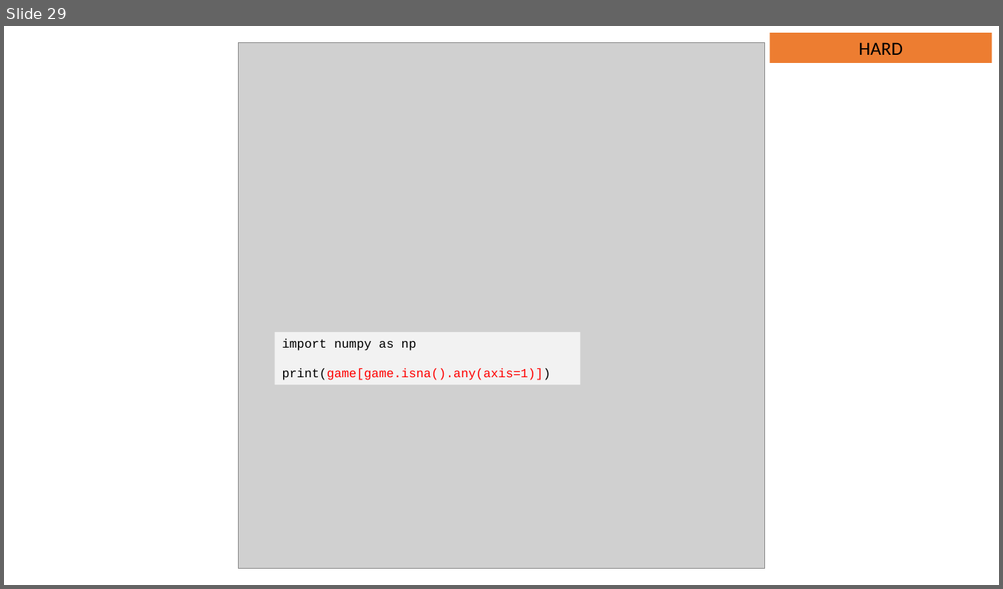
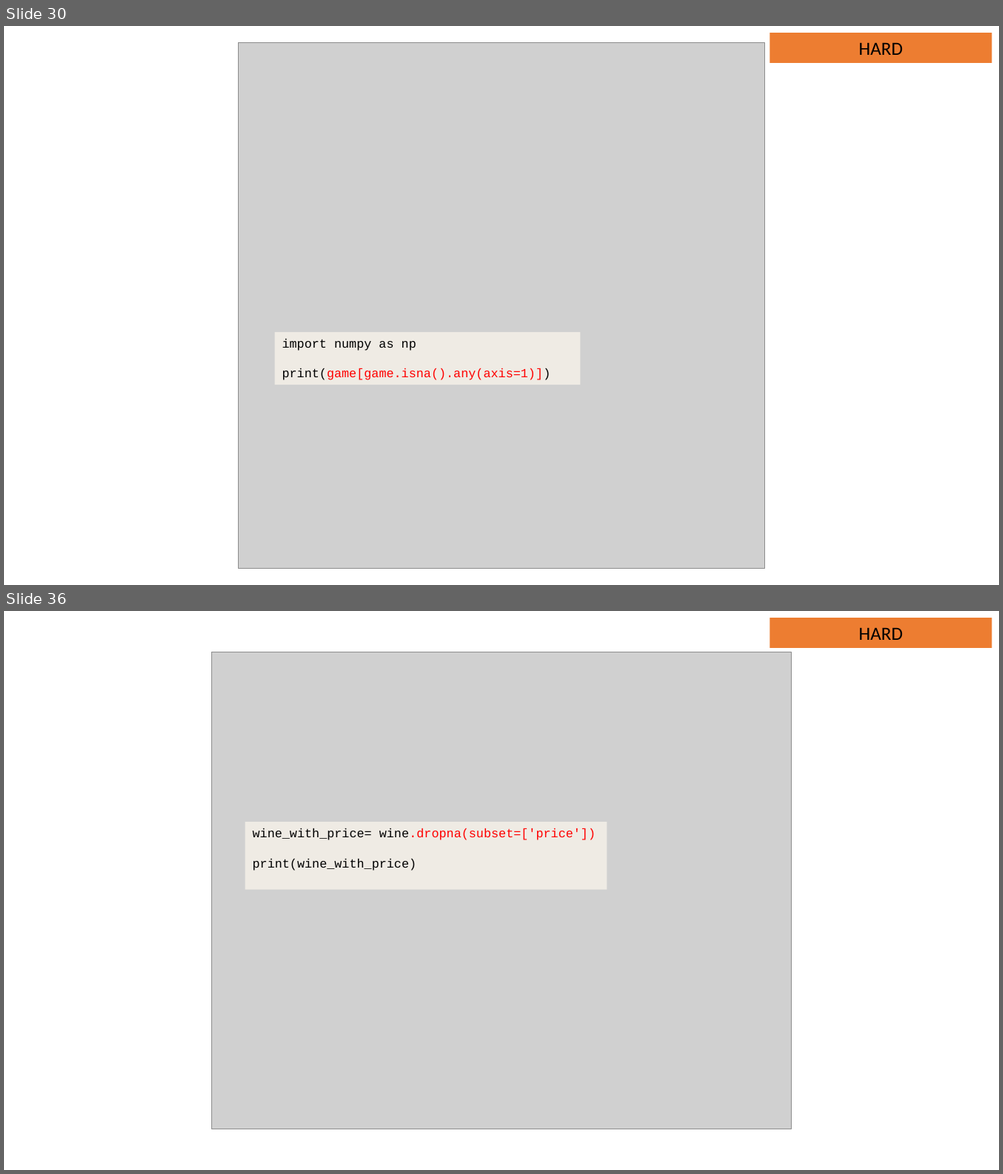
Before and after one commit to JNYH/DataCamp_Assessment, a slide deck: Data_Management.pptx. Shown one above the other, each under a label of ours: slide 29 before the commit, slides 30 and 36 after it; the slides between them are not shown. The pictures are 1003x589 and 1003x1174 pixels, drawn with LibreOffice and Linux fonts; fonts in the diff are those of the drawing; grey boxes stand for pictures. Boxes give left, top, right and bottom in pixels: in the first picture for what was removed or moved away, otherwise in the second. Text is boxed around its words. In the diff, an @@ line names an element or a change of style, - is before the commit and + after.

```diff
--- a/Data_Management.pptx
+++ b/Data_Management.pptx
@@ slide 36 added at (4,611,999,1170), background #FFFFFF @@
@@ rectangle added at (769,618,992,647), fill #ED7D31, 18 pt, text #000000 @@
+HARD
@@ picture added at (212,652,791,1130) @@
@@ rectangle added at (245,822,607,890), fill #EFEBE4, 12 pt, text #000000 @@
+wine_with_price= wine.dropna(subset=['price'])
+print(wine_with_price)
@@ what was slide 29 is now slide 30 @@
```
Also in this commit, not shown: 27 other slides changed, 6 other slides added, 1 slide removed.
